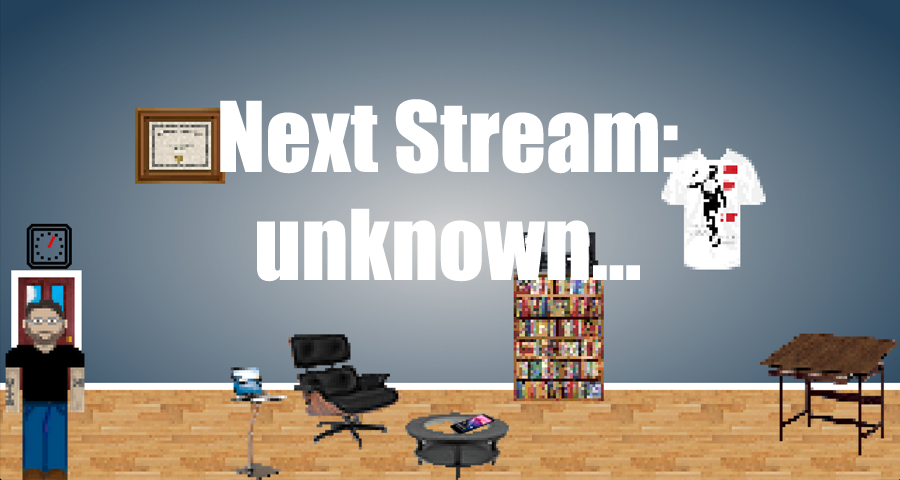
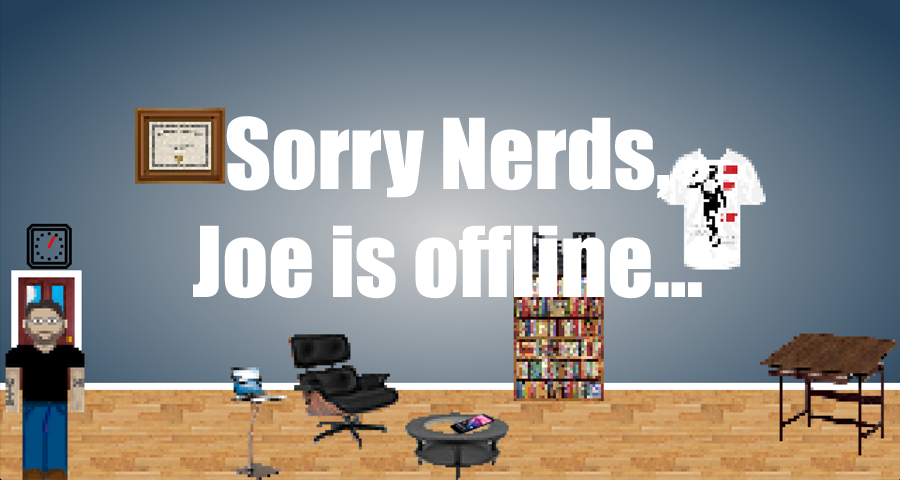
Revision of a layered 900 × 480 image; what changed, layer by layer:
renamed "Next Stream: unknown..." to "Sorry Nerds, Joe is offline...", painted on it over [193, 99, 702, 299]
